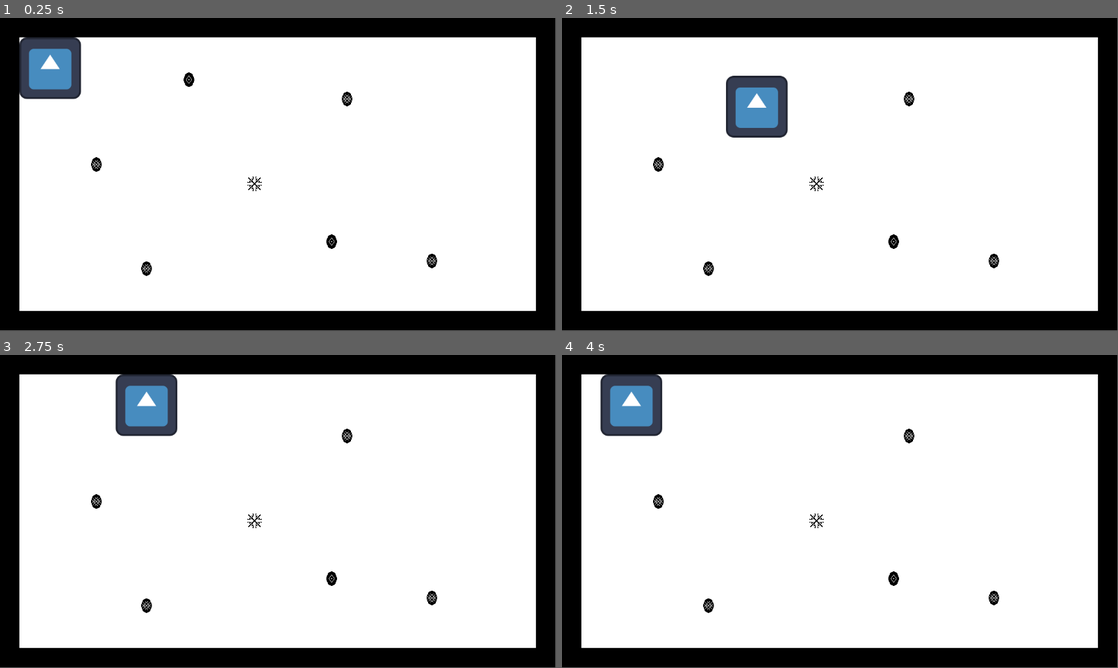
Above: before the commit, frames 1-4 (two rows, left to right).
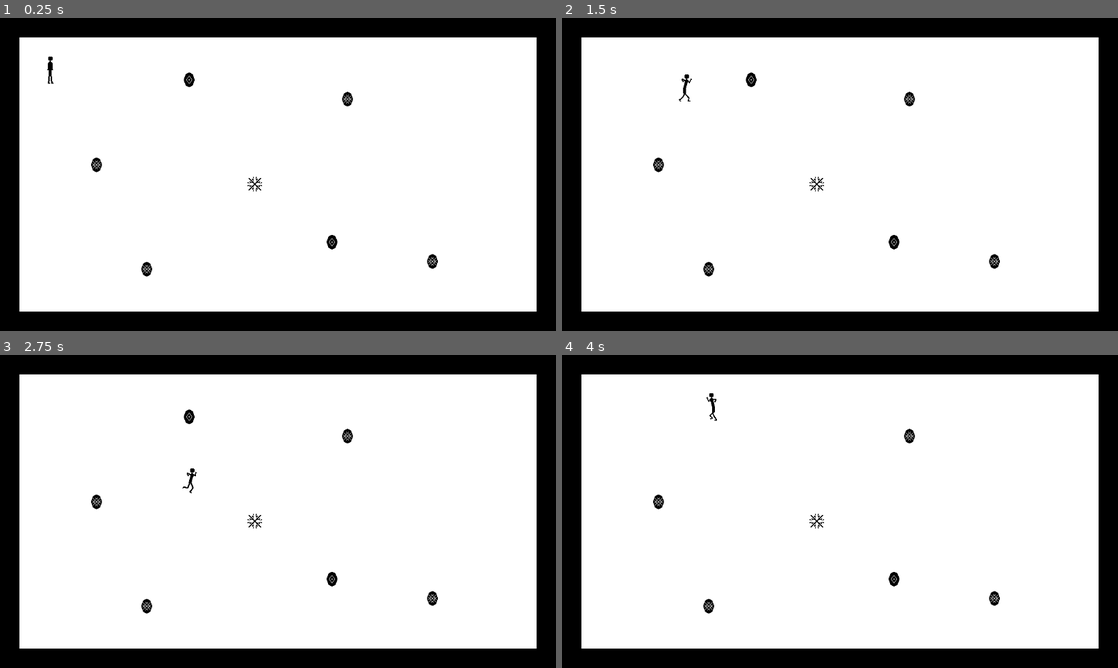
Above: after the commit, the same moments.

Repository: ArteMooseGames/godot_4_save_system_demo
Game: Godot game, scene res://scenes/level_1.tscn
Two runs of this game, one before a commit and one after it. Both use one fixed random seed, a clock stepped at 60 frames per second and the inputs below. The project has no main scene, so this scene is started directly. The engine's default icon, where the game draws it, is replaced by a stand-in: a white triangle on a blue panel in a dark square.
Inputs:
- Up to frame 1 (0.25 s): no input
- Up to frame 2 (1.5 s): tap Enter at 0.5 s; hold Right (move_right) 0.53-1.28 s; hold Down (move_down) from 1.28 s (still down)
- Up to frame 3 (2.75 s): release Down (move_down) at 2.03 s; hold Right (move_right) from 2.03 s (still down)
- Up to frame 4 (4 s): release Right (move_right) at 2.78 s; hold Up (move_up) 2.78-3.53 s; hold A (move_left) from 3.53 s (still down)
The window is 799x449 before the commit and 800x450 after it. Grey fills any space a smaller window leaves; there, only what the larger window draws over its background counts as a difference.

The runs differ from the first frame. In frame 1, 3.1% of the frame differs, in the area x 3-97%, y 6-94%; in frame 2, 3.1%; in frame 3, 3.1%; in frame 4, 3.1%.

Commit message:
Update player sprite and animation.

Diff:
--- a/project.godot
+++ b/project.godot
@@ -18,6 +18,11 @@
 
 SaveLoad="*res://scripts/globals/save_load.gd"
 Globals="*res://scripts/globals/globals.gd"
+
+[display]
+
+window/stretch/mode="viewport"
+window/stretch/scale_mode="integer"
 
 [input]
 
--- a/scenes/player.tscn
+++ b/scenes/player.tscn
@@ -1,15 +1,68 @@
-[gd_scene load_steps=5 format=3 uid="uid://cc4jsl14hg3qh"]
+[gd_scene load_steps=9 format=3 uid="uid://cc4jsl14hg3qh"]
 
 [ext_resource type="Script" path="res://scripts/player.gd" id="1_ahb01"]
-[ext_resource type="Texture2D" uid="uid://cooi8b64ff3y5" path="res://icon.svg" id="2_kc4yw"]
+[ext_resource type="Texture2D" uid="uid://cu1opobxq3rde" path="res://assets/player-sheet.png" id="2_hw8y3"]
+
+[sub_resource type="Animation" id="Animation_62kyn"]
+resource_name = "idle"
+loop_mode = 1
+tracks/0/type = "value"
+tracks/0/imported = false
+tracks/0/enabled = true
+tracks/0/path = NodePath(".:frame")
+tracks/0/interp = 1
+tracks/0/loop_wrap = true
+tracks/0/keys = {
+"times": PackedFloat32Array(0),
+"transitions": PackedFloat32Array(1),
+"update": 1,
+"values": [0]
+}
+
+[sub_resource type="Animation" id="Animation_due2k"]
+resource_name = "run"
+length = 0.5
+loop_mode = 1
+tracks/0/type = "value"
+tracks/0/imported = false
+tracks/0/enabled = true
+tracks/0/path = NodePath(".:frame")
+tracks/0/interp = 1
+tracks/0/loop_wrap = true
+tracks/0/keys = {
+"times": PackedFloat32Array(0, 0.1, 0.2, 0.3, 0.4),
+"transitions": PackedFloat32Array(1, 1, 1, 1, 1),
+"update": 1,
+"values": [1, 2, 3, 4, 5]
+}
+
+[sub_resource type="Animation" id="Animation_sqr4i"]
+length = 0.001
+tracks/0/type = "value"
+tracks/0/imported = false
+tracks/0/enabled = true
+tracks/0/path = NodePath(".:frame")
+tracks/0/interp = 1
+tracks/0/loop_wrap = true
+tracks/0/keys = {
+"times": PackedFloat32Array(0),
+"transitions": PackedFloat32Array(1),
+"update": 1,
+"values": [0]
+}
+
+[sub_resource type="AnimationLibrary" id="AnimationLibrary_24mqd"]
+_data = {
+"RESET": SubResource("Animation_sqr4i"),
+"idle": SubResource("Animation_62kyn"),
+"run": SubResource("Animation_due2k")
+}
 
 [sub_resource type="CapsuleShape2D" id="CapsuleShape2D_4ghsw"]
-radius = 64.0
-height = 128.0
+height = 64.0
 
 [sub_resource type="CapsuleShape2D" id="CapsuleShape2D_m64go"]
-radius = 59.0
-height = 122.0
+height = 62.0
 
 [node name="Player" type="CharacterBody2D"]
 collision_layer = 2
@@ -17,12 +70,19 @@
 script = ExtResource("1_ahb01")
 
 [node name="Sprite2D" type="Sprite2D" parent="."]
-texture = ExtResource("2_kc4yw")
+texture_filter = 1
+texture = ExtResource("2_hw8y3")
+hframes = 6
 
 [node name="AnimationPlayer" type="AnimationPlayer" parent="."]
 root_node = NodePath("../Sprite2D")
+libraries = {
+"": SubResource("AnimationLibrary_24mqd")
+}
+autoplay = "idle"
 
 [node name="CollisionShape2D" type="CollisionShape2D" parent="."]
+position = Vector2(3, 4)
 shape = SubResource("CapsuleShape2D_4ghsw")
 
 [node name="DamageHitbox" type="Area2D" parent="."]
@@ -30,6 +90,7 @@
 collision_mask = 4
 
 [node name="CollisionShape2D" type="CollisionShape2D" parent="DamageHitbox"]
+position = Vector2(3, 4)
 shape = SubResource("CapsuleShape2D_m64go")
 
 [connection signal="area_entered" from="DamageHitbox" to="." method="_on_damage_hitbox_area_entered"]
--- a/scripts/level_manager.gd
+++ b/scripts/level_manager.gd
@@ -5,7 +5,6 @@
 
 func _ready():
 	player.player_died.connect(_on_player_died)
-
 
 
 
@@ -25,10 +24,12 @@
 # 	Levels (1 & 2)
 # 	Player
 # 	Coins (2 types)
-# 	Hazards (1 type)
+# 	Hazards (1 type) lots of these so the point is to move around and get coins without dying
+# 	End portal (takes you to next level, or success screen)
 # 	HUD (Shows lives and currency)
 # 	Pause menu (Reset game, Quit to title)
 # 	Title (Start Game, Credits)
+# 	You won! screen.
 
 # Track
 # 	Player Lives
--- a/scripts/player.gd
+++ b/scripts/player.gd
@@ -3,7 +3,10 @@
 
 signal player_died
 
-const SPEED = 400.0
+@onready var anim: AnimationPlayer = $AnimationPlayer
+@onready var sprite: Sprite2D = $Sprite2D
+
+const SPEED = 200.0
 
 # Get the gravity from the project settings to be synced with RigidBody nodes.
 var direction = Vector2.ZERO
@@ -24,8 +27,18 @@
 		velocity = direction * SPEED
 	else:
 		velocity = Vector2.ZERO
+	handle_anims(velocity)
 	move_and_slide()
 
+
+func handle_anims(velocity):
+	if velocity == Vector2.ZERO:
+		anim.play("idle")
+	else:
+		anim.play("run")
+		sprite.flip_h = false
+		if velocity.x < 0:
+			sprite.flip_h = true
 
 
 
Binary file added: aseprite/player.aseprite
Binary file added: assets/player-sheet.png
Not shown, added: assets/player-sheet.png.import
